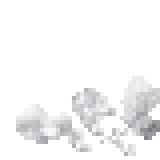
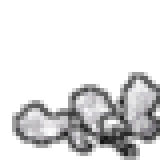
Two versions of the same layered image (160 x 160). Layer-by-layer changes:
added layer "outline" above "Pasted Layer" over (x1=12, y1=72, x2=160, y2=160)
